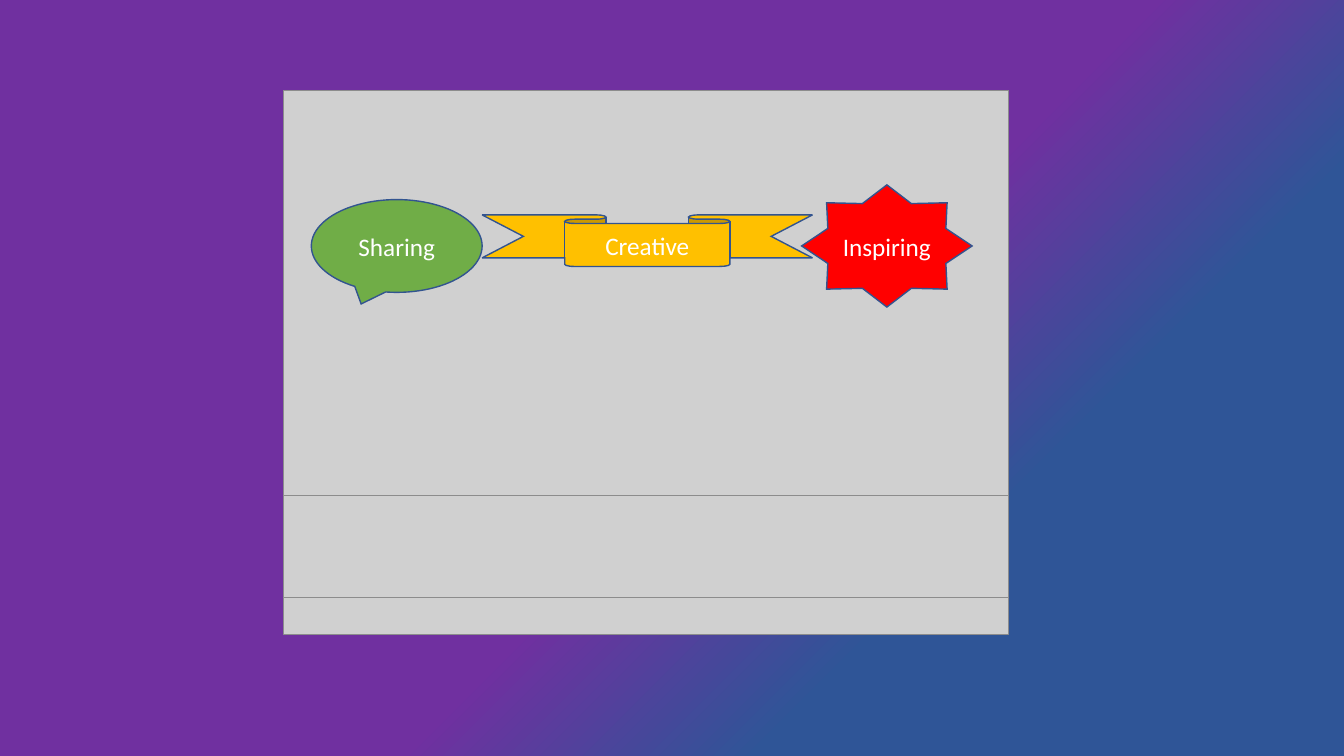
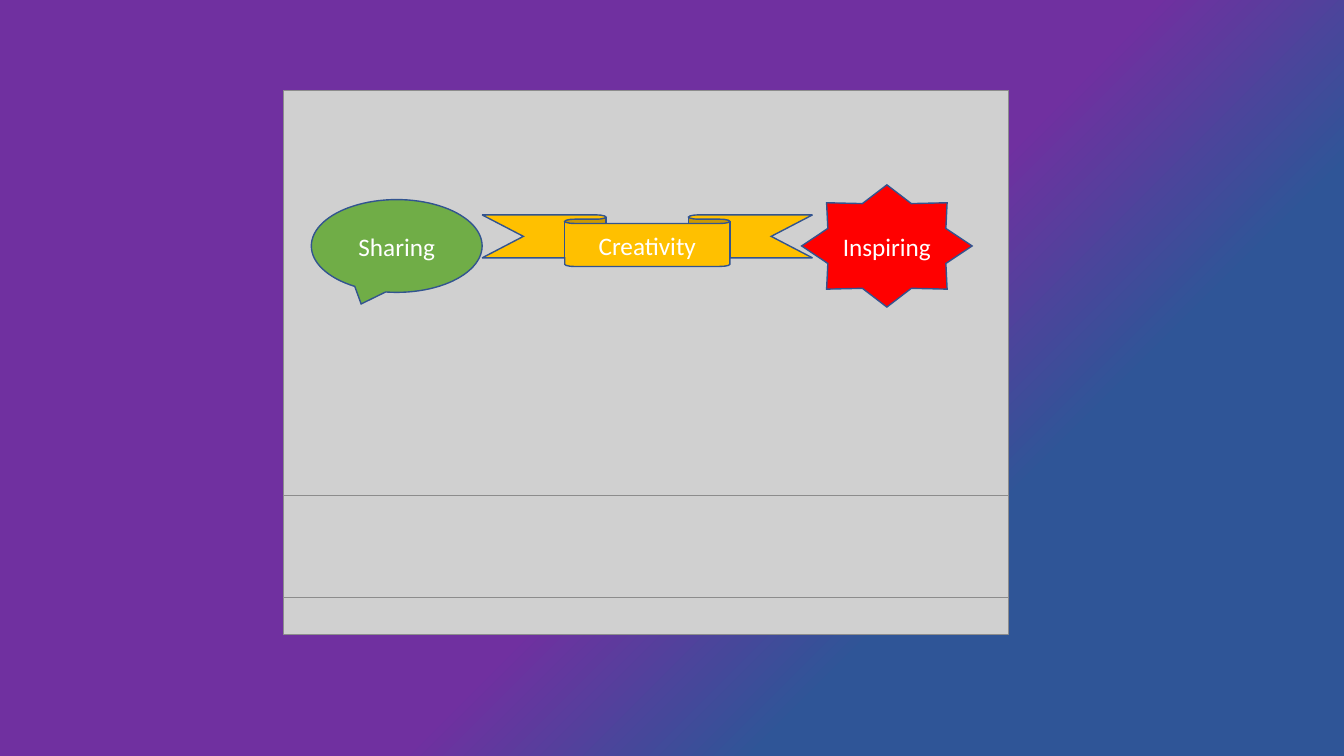
Before and after one commit to KnowledgeMavens/Science-Tech, a slide deck: slide 1 of Pictures/Meetup.pptx. Drawn at 1344x756 pixels with LibreOffice and Linux fonts; fonts in the diff are those of the drawing; grey boxes stand for pictures. Boxes give left, top, right and bottom in pixels: in the first picture for what was removed or moved away, otherwise in the second. Text is boxed around its words. In the diff, an @@ line names an element or a change of style, - is before the commit and + after.

```diff
--- a/Pictures/Meetup.pptx
+++ b/Pictures/Meetup.pptx
@@ text in ribbon at (x1=599, y1=237, x2=696, y2=259): text changed @@
-Creative
+Creativity
```
Also in this commit, not shown: 42 other files.
